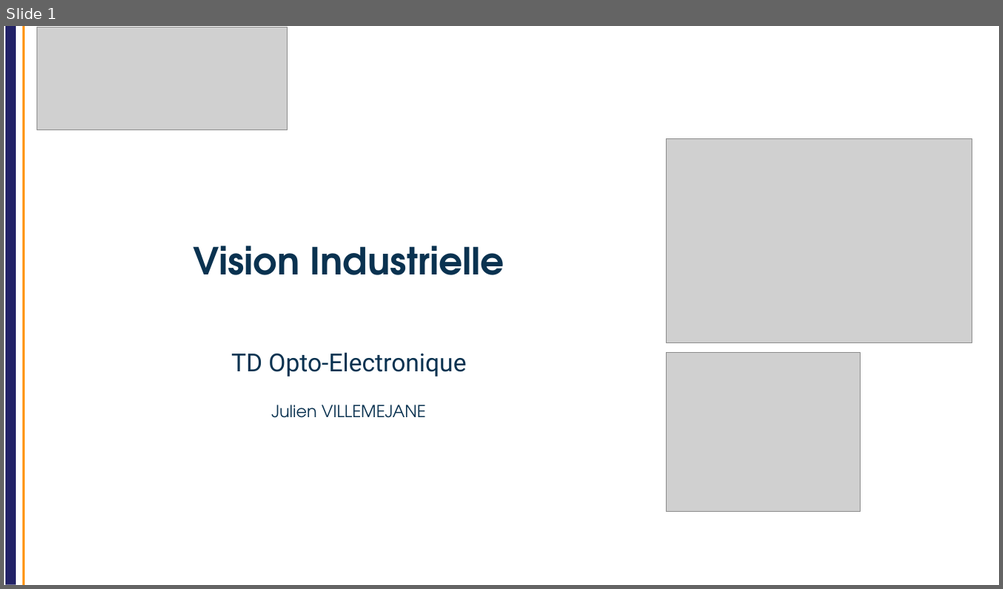
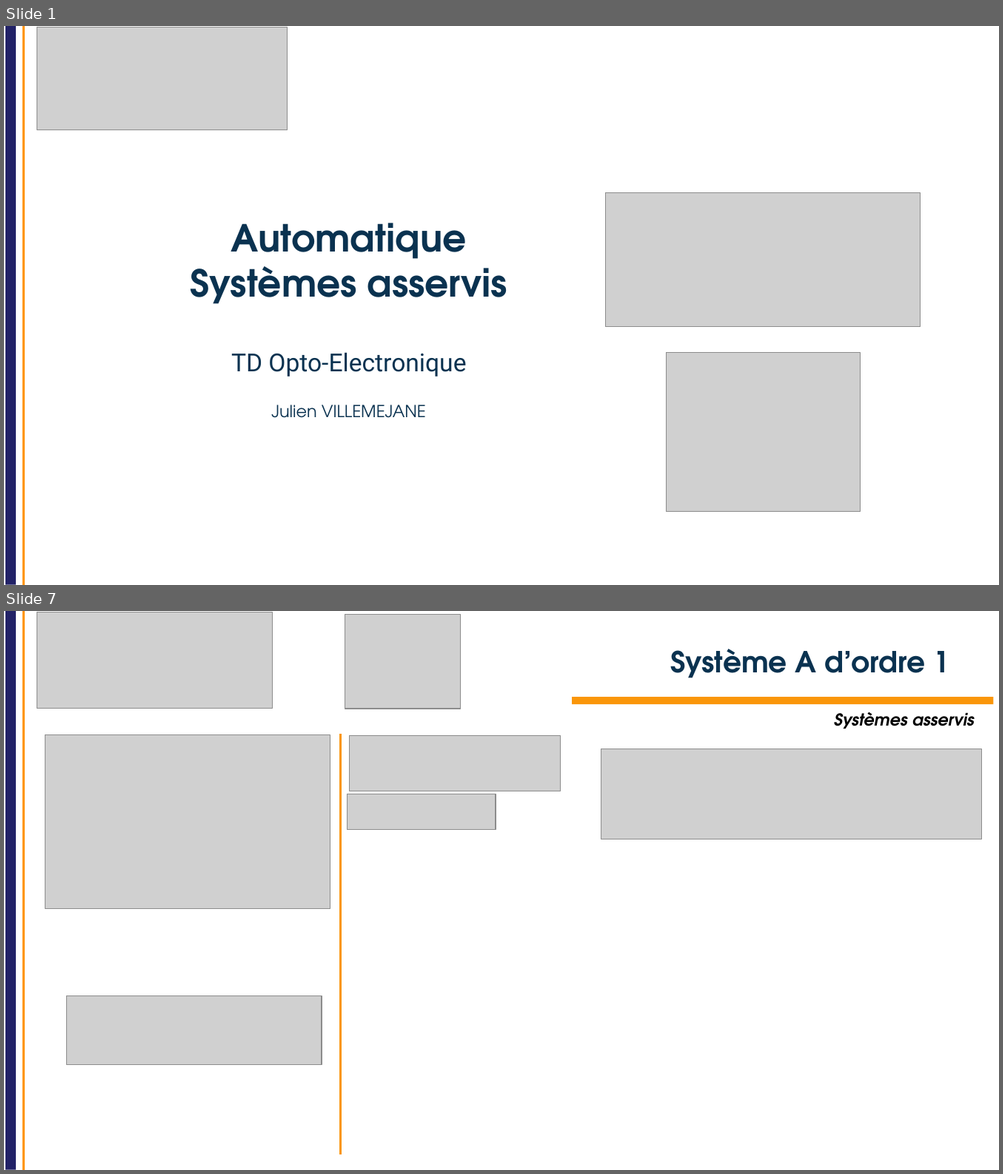
Before and after one commit to IOGS-Digital-Methods/semester-5, a slide deck: OptoElectronique/TD/2026/TD_asservissement/S5_OptoElectronique_TD_auto_2026.pptx. Shown one above the other, each under a label of ours: slide 1 before the commit, slides 1 and 7 after it; the slides between them are not shown. The pictures are 1003x589 and 1003x1174 pixels, drawn with LibreOffice and Linux fonts; fonts in the diff are those of the drawing; grey boxes stand for pictures; background and template pictures are left out. Boxes give left, top, right and bottom in pixels: in the first picture for what was removed or moved away, otherwise in the second. Text is boxed around its words. In the diff, an @@ line names an element or a change of style, - is before the commit and + after.

```diff
--- a/OptoElectronique/TD/2026/TD_asservissement/S5_OptoElectronique_TD_auto_2026.pptx
+++ b/OptoElectronique/TD/2026/TD_asservissement/S5_OptoElectronique_TD_auto_2026.pptx
@@ slide 7 added at (4, 611, 999, 1170), background #FFFFFF; not listed: 2 template elements that a slide beside it also shows @@
@@ picture added at (37, 612, 273, 709) @@
@@ picture added at (345, 614, 460, 709) @@
@@ title added at (670, 649, 949, 678), 28 pt, text #0A3250, bold @@
+Système A d’ordre 1
@@ rectangle added at (572, 697, 993, 704), fill #FA960A @@
@@ text added at (834, 712, 974, 729), 16 pt, text #000000, bold, italic @@
+Systèmes asservis
@@ picture added at (45, 735, 330, 909) @@
@@ line added from (341, 734) to (341, 1155), #FA960A 2.25 pt @@
@@ picture added at (350, 735, 560, 792) @@
@@ picture added at (601, 749, 982, 840) @@
@@ picture added at (347, 795, 495, 830) @@
@@ picture added at (67, 997, 322, 1065) @@
@@ slide 1 changed as well @@
@@ picture removed at (666, 139, 972, 343) @@
@@ picture added at (606, 192, 920, 326) @@
@@ title at (190, 223, 507, 304): text changed @@
-Vision Industrielle
+Automatique
+Systèmes asservis
```
Also in this commit, not shown: 14 other slides added, 38 slides removed, 5 other files.
